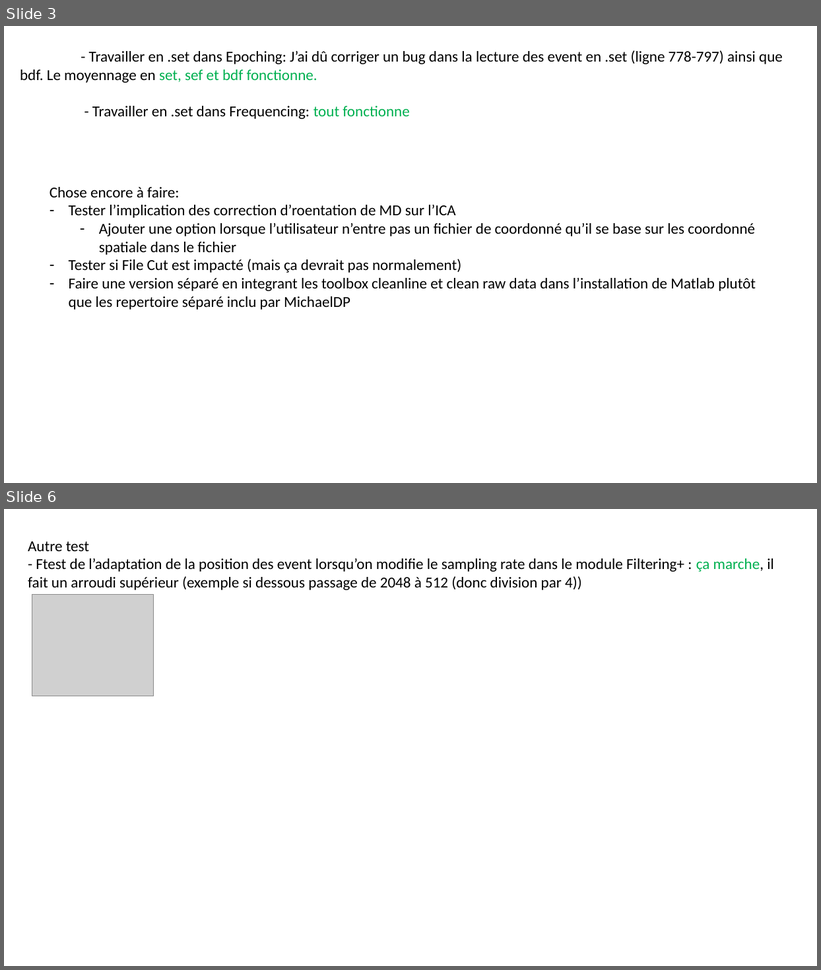
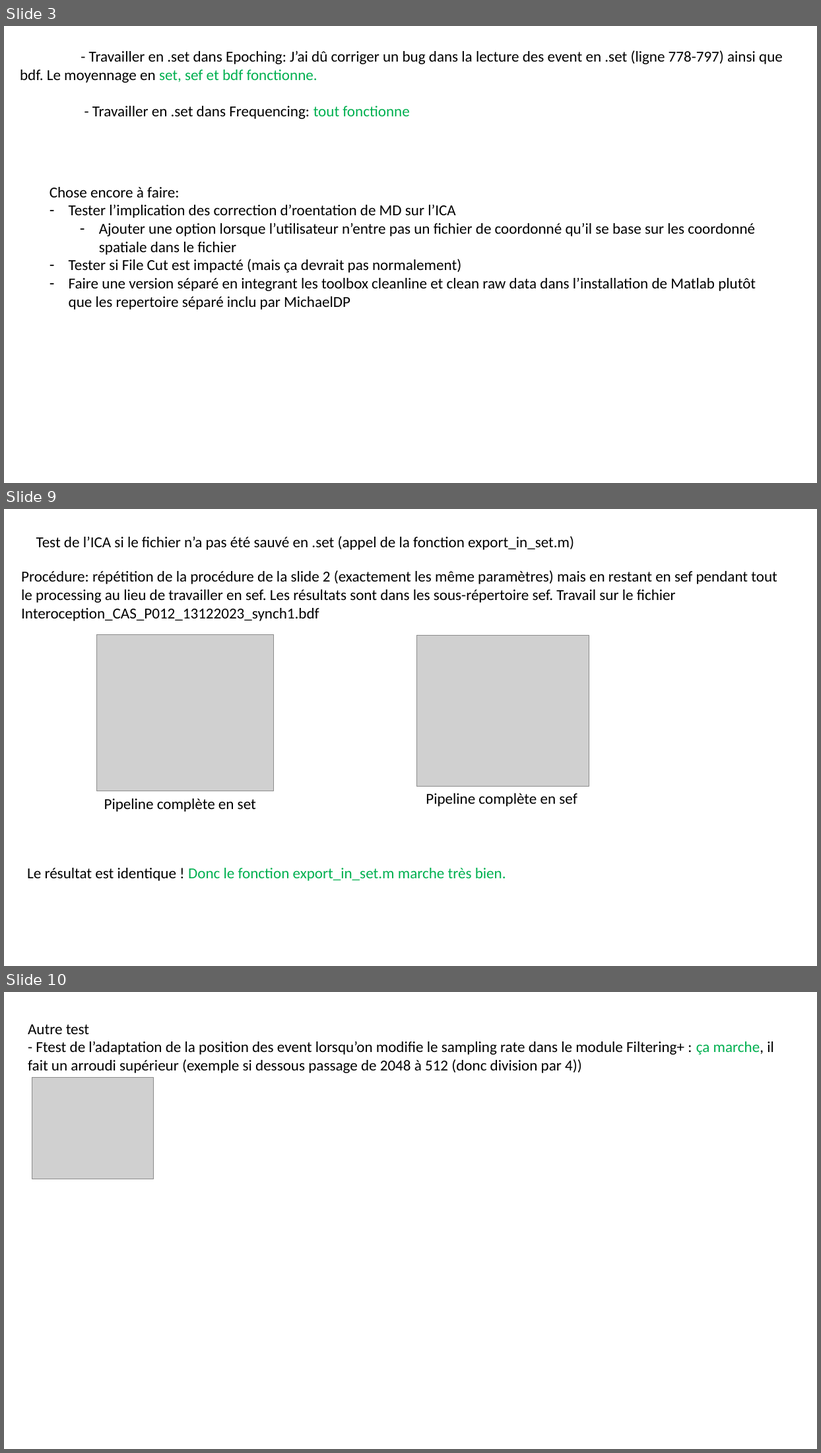
Before and after one commit to DePrettoM/EEGpal, a slide deck: working_doc/Test_EEpal_v1_1_merged.pptx. Shown one above the other, each under a label of ours: slides 3 and 6 before the commit, slides 3, 9 and 10 after it; the slides between them are not shown. The pictures are 821x970 and 821x1453 pixels, drawn with LibreOffice and Linux fonts; fonts in the diff are those of the drawing; grey boxes stand for pictures. Boxes give left, top, right and bottom in pixels: in the first picture for what was removed or moved away, otherwise in the second. Text is boxed around its words. In the diff, an @@ line names an element or a change of style, - is before the commit and + after.

Commit message:
ICA managed
ICA is now manage.
small change to add dialogue box at each end of processing (in every modules).

```diff
--- a/working_doc/Test_EEpal_v1_1_merged.pptx
+++ b/working_doc/Test_EEpal_v1_1_merged.pptx
@@ slide 9 added at [4,509,817,966], background #FFFFFF @@
@@ text added at [36,536,574,550], 18 pt, text #000000 @@
+Test de l’ICA si le fichier n’a pas été sauvé en .set (appel de la fonction export_in_set.m)
@@ text added at [21,570,778,621], 18 pt, text #000000 @@
+Procédure: répétition de la procédure de la slide 2 (exactement les même paramètres) mais en restant en sef pendant tout le processing au lieu de travailler en sef. Les résultats sont dans les sous-répertoire sef. Travail sur le fichier Interoception_CAS_P012_13122023_synch1.bdf
@@ picture added at [96,634,274,791] @@
@@ picture added at [417,636,589,787] @@
@@ text added at [104,799,256,812], 18 pt, text #000000 @@
+Pipeline complète en set
@@ text added at [426,793,577,807], 18 pt, text #000000 @@
+Pipeline complète en sef
@@ text added at [27,868,506,881], 18 pt, text #00B050 @@
+Le résultat est identique ! Donc le fonction export_in_set.m marche très bien.
@@ what was slide 6 is now slide 10 @@
```
Also in this commit, not shown: 2 slides changed, 3 other slides added, 9 other files.
